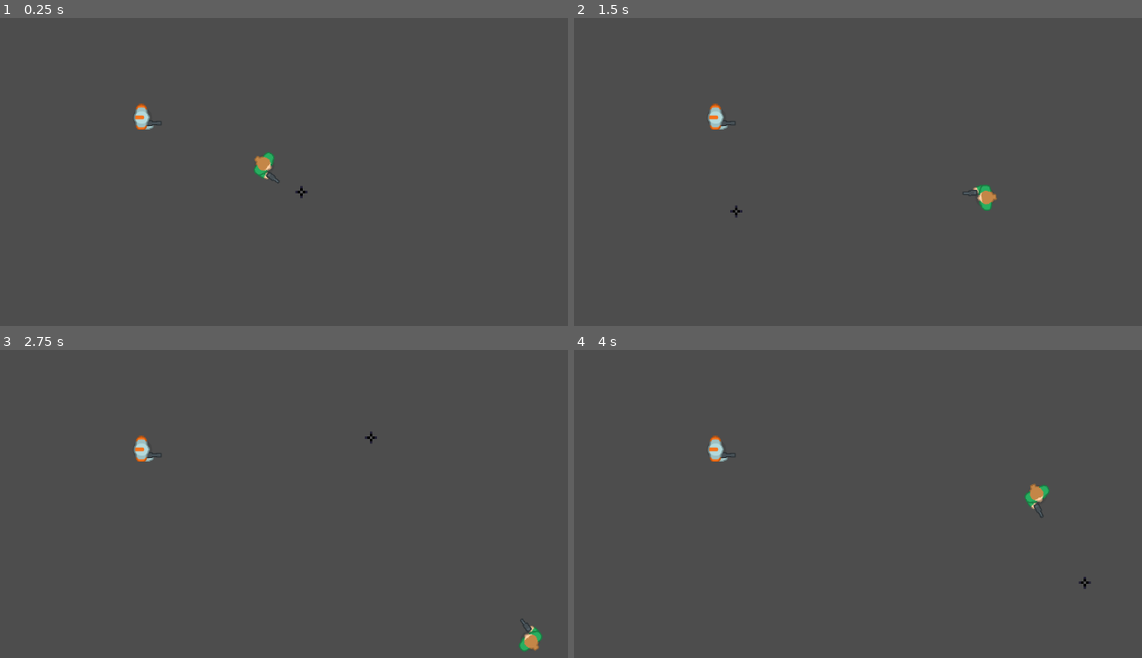
Above: before the commit, frames 1-4 (two rows, left to right).
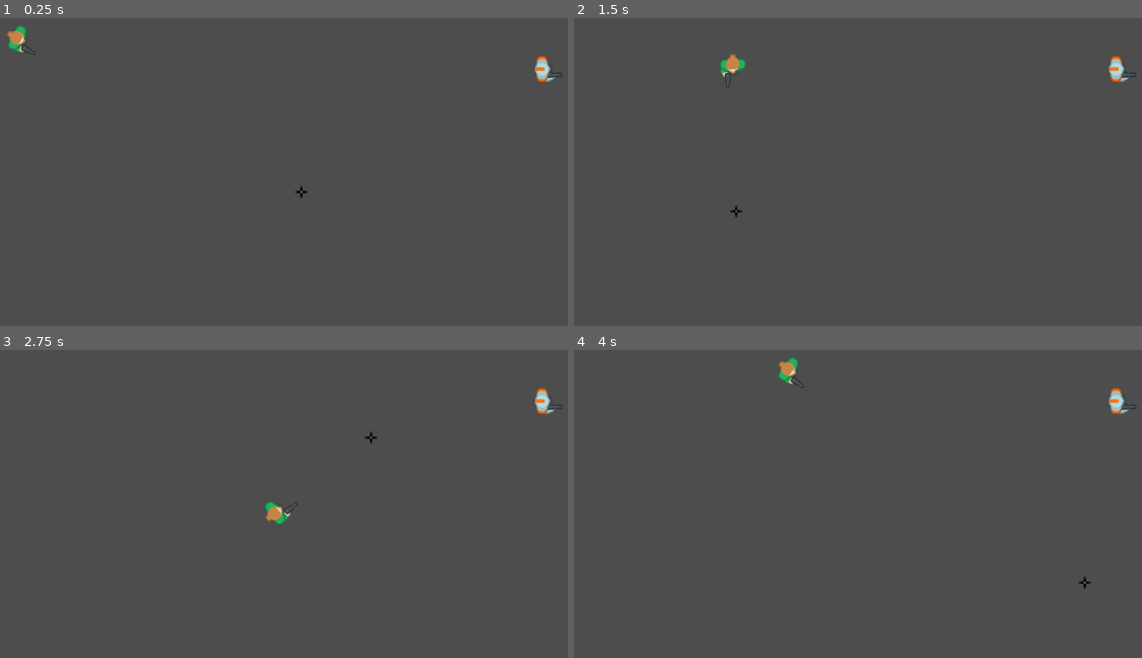
Above: after the commit, the same moments.

Repository: AyaPK/topdown_shooter
Game: Godot game, scene res://main.tscn
Same seed, same stepped clock (60 frames per second), same inputs: the game is played once before the commit and once after it.
Inputs (mouse positions are in pixels of both pictures, inside the frame that each line leads up to):
- Up to frame 1 (0.25 s): no input
- Up to frame 2 (1.5 s): tap Enter at 0.5 s; move the mouse to (1028, 172) at 0.52 s; press the mouse at (1028, 172) at 0.53 s; hold D (move_right) 0.53-1.28 s; move the mouse to (738, 212) at 1.27 s; release the mouse at (738, 212) at 1.28 s; hold S (move_down) from 1.28 s (still down); click (738, 212) at 1.35 s
- Up to frame 3 (2.75 s): move the mouse to (369, 439) at 2.02 s; release S (move_down) at 2.03 s; press the mouse at (369, 439) at 2.03 s; hold D (move_right) from 2.03 s (still down)
- Up to frame 4 (4 s): move the mouse to (840, 602) at 2.77 s; release D (move_right) at 2.78 s; release the mouse at (840, 602) at 2.78 s; hold W (move_up) 2.78-3.53 s; click (840, 602) at 2.85 s; move the mouse to (1085, 584) at 3.52 s; press the mouse at (1085, 584) at 3.53 s; hold A (move_left) from 3.53 s (still down)

The runs differ from the first frame. In frame 1, 0.9% of the frame differs, in the area x 1-99%, y 2-54%; in frame 2, 0.9%, in the area x 23-99%, y 11-63%; in frame 3, 0.9%; in frame 4, 0.9%.

Commit message:
Add shooting

Diff:
--- a/main.tscn
+++ b/main.tscn
@@ -10,10 +10,10 @@
 script = ExtResource("1_vgakb")
 
 [node name="Player" parent="." instance=ExtResource("1_ohagy")]
-position = Vector2(523, 284)
+position = Vector2(116, 74)
 
 [node name="Crosshair" parent="." instance=ExtResource("2_rmjg0")]
 script = ExtResource("3_xk5cc")
 
 [node name="Enemy" parent="." groups=["enemies"] instance=ExtResource("5_ru7yn")]
-position = Vector2(323, 200)
+position = Vector2(985, 121)
--- /dev/null
+++ b/player/bullet.gd
@@ -0,0 +1,39 @@
+extends Node2D
+
+@export var speed: float = 3000.0  # Bullet speed
+@export var max_distance: float = 2000.0  # Bullet range
+@export var color: Color = Color(1, 1, 0)  # Yellow color for the bullet
+
+var start_position: Vector2
+var end_position: Vector2
+var hit_position: Vector2
+var hit_something: bool = false
+var direction: Vector2
+
+func _ready():
+	start_position = global_position  # Bullet starts at player's position
+	direction = (get_global_mouse_position() - start_position).normalized()  # Calculate direction
+	end_position = start_position + direction * max_distance  # Set the end point of the line
+
+	var space_state = get_world_2d().direct_space_state
+	var query = PhysicsRayQueryParameters2D.create(start_position, end_position)
+	query.collide_with_bodies = true
+	query.collide_with_areas = true
+
+	var result = space_state.intersect_ray(query)
+
+	if result:
+		hit_something = true
+		hit_position = result.position
+		if result.collider.is_in_group("enemies"):
+			result.collider.queue_free()  # Destroy enemy
+	else:
+		hit_position = end_position  # No hit, bullet reaches max range
+
+	queue_redraw()  # Redraw line
+	await get_tree().create_timer(0.05).timeout  # Bullet lifetime
+	queue_free()
+
+func _draw():
+	# Draw a line from start position to hit position
+	draw_line(Vector2.ZERO, to_local(hit_position), color, 2)
--- /dev/null
+++ b/player/bullet.tscn
@@ -0,0 +1,6 @@
+[gd_scene load_steps=2 format=3 uid="uid://dnfm13gktqxyh"]
+
+[ext_resource type="Script" path="res://player/bullet.gd" id="1_1hhvq"]
+
+[node name="Bullet" type="Node2D"]
+script = ExtResource("1_1hhvq")
--- a/player/player.gd
+++ b/player/player.gd
@@ -3,6 +3,8 @@
 @export var speed: float = 300.0  # Max speed
 @export var acceleration: float = 20.0  # Acceleration rate
 @export var friction: float = 15.0  # Deceleration rate
+@export var bullet_scene: PackedScene
+@onready var gunpoint: Node2D = $gunpoint
 
 func _physics_process(delta):
 	# Get Input Direction
@@ -22,6 +24,15 @@
 
 	queue_redraw()
 
+func _input(event):
+	if event.is_action_pressed("shoot"):
+		fire_bullet()
+
 func _draw():
 	if get_tree().debug_collisions_hint:
 		draw_line(Vector2.ZERO, to_local(get_global_mouse_position()), Color.RED, 2)
+
+func fire_bullet():
+	var bullet = bullet_scene.instantiate()
+	bullet.global_position = gunpoint.global_position
+	get_parent().add_child(bullet)
--- a/player/player.tscn
+++ b/player/player.tscn
@@ -1,15 +1,20 @@
-[gd_scene load_steps=4 format=3 uid="uid://qeelklsjyiux"]
+[gd_scene load_steps=5 format=3 uid="uid://qeelklsjyiux"]
 
 [ext_resource type="Script" path="res://player/player.gd" id="1_oa4en"]
+[ext_resource type="PackedScene" uid="uid://dnfm13gktqxyh" path="res://player/bullet.tscn" id="2_64fc6"]
 [ext_resource type="Texture2D" uid="uid://bey62rkm4mp30" path="res://art/characters/player.png" id="2_qqh3t"]
 
 [sub_resource type="CircleShape2D" id="CircleShape2D_hll5x"]
 
 [node name="Player" type="CharacterBody2D"]
 script = ExtResource("1_oa4en")
+bullet_scene = ExtResource("2_64fc6")
 
 [node name="Sprite2D" type="Sprite2D" parent="."]
 texture = ExtResource("2_qqh3t")
 
 [node name="CollisionShape2D" type="CollisionShape2D" parent="."]
 shape = SubResource("CircleShape2D_hll5x")
+
+[node name="gunpoint" type="Node2D" parent="."]
+position = Vector2(27, 10)
--- a/project.godot
+++ b/project.godot
@@ -41,6 +41,11 @@
 "events": [Object(InputEventKey,"resource_local_to_scene":false,"resource_name":"","device":-1,"window_id":0,"alt_press …(192 unchanged characters)…
 ]
 }
+shoot={
+"deadzone": 0.5,
+"events": [Object(InputEventMouseButton,"resource_local_to_scene":false,"resource_name":"","device":-1,"window_id":0,"alt_pressed":false,"shift_pressed":false,"ctrl_pressed":false,"meta_pressed":false,"button_mask":1,"position":Vector2(247, 19),"global_position":Vector2(256, 65),"factor":1.0,"button_index":1,"canceled":false,"pressed":true,"double_click":false,"script":null)
+]
+}
 
 [rendering]
 
